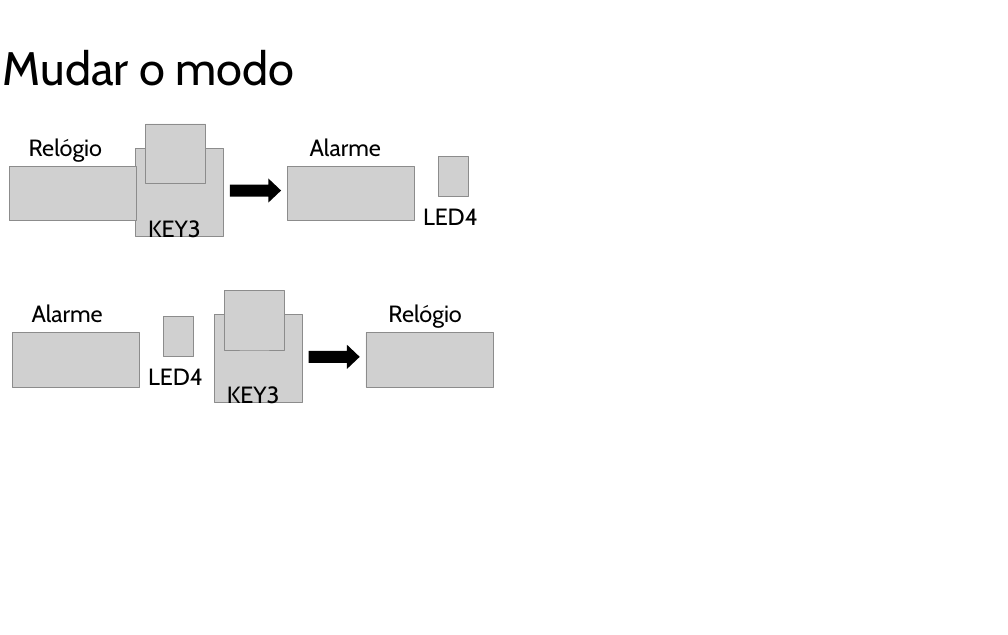
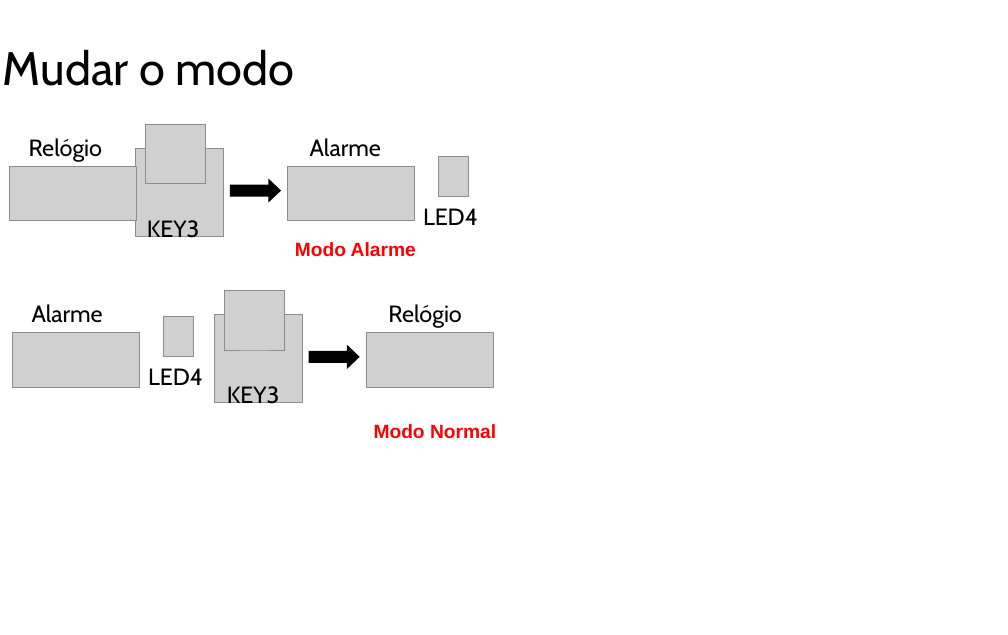
Before and after one commit to thiagola92/PUC-INF1805, a slide deck: slide 4 of Trabalho-01/Apresentacao.pptx. Drawn at 1008x635 pixels with LibreOffice and Linux fonts; fonts in the diff are those of the drawing; grey boxes stand for pictures; background and template pictures are left out. Boxes give left, top, right and bottom in pixels: in the first picture for what was removed or moved away, otherwise in the second. Text is boxed around its words. In the diff, an @@ line names an element or a change of style, - is before the commit and + after.

```diff
--- a/Trabalho-01/Apresentacao.pptx
+++ b/Trabalho-01/Apresentacao.pptx
@@ text added at box(295, 242, 416, 257), 18 pt, text #FF0000, bold @@
+Modo Alarme
@@ text added at box(374, 424, 496, 439), 18 pt, text #FF0000, bold @@
+Modo Normal
```
Also in this commit, not shown: 3 other slides changed, 1 slide added, 1 slide removed, 5 other files.
